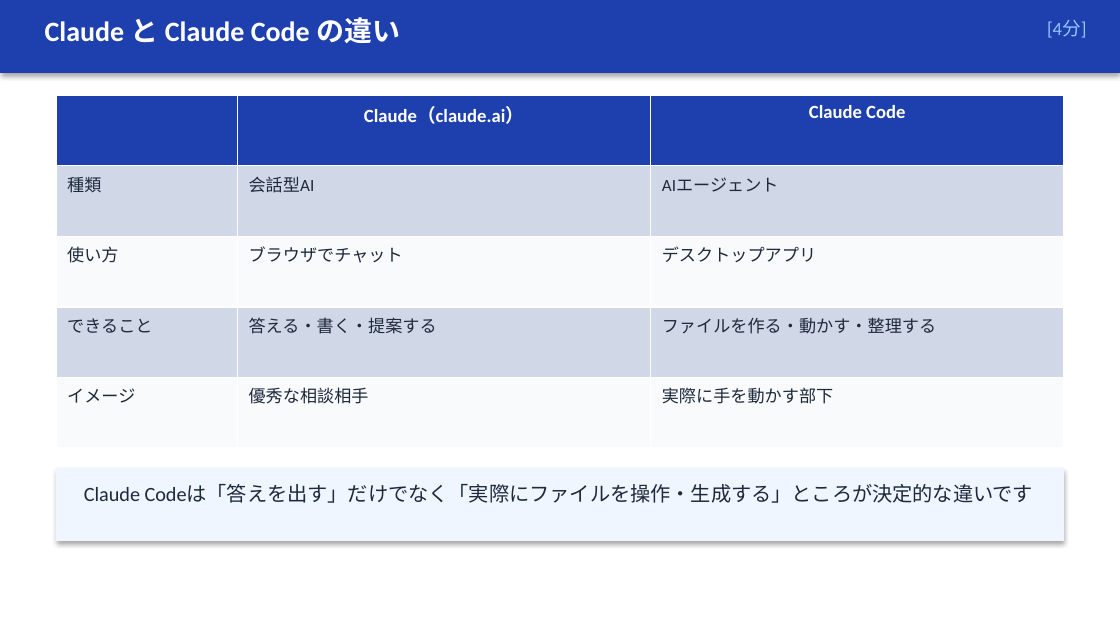
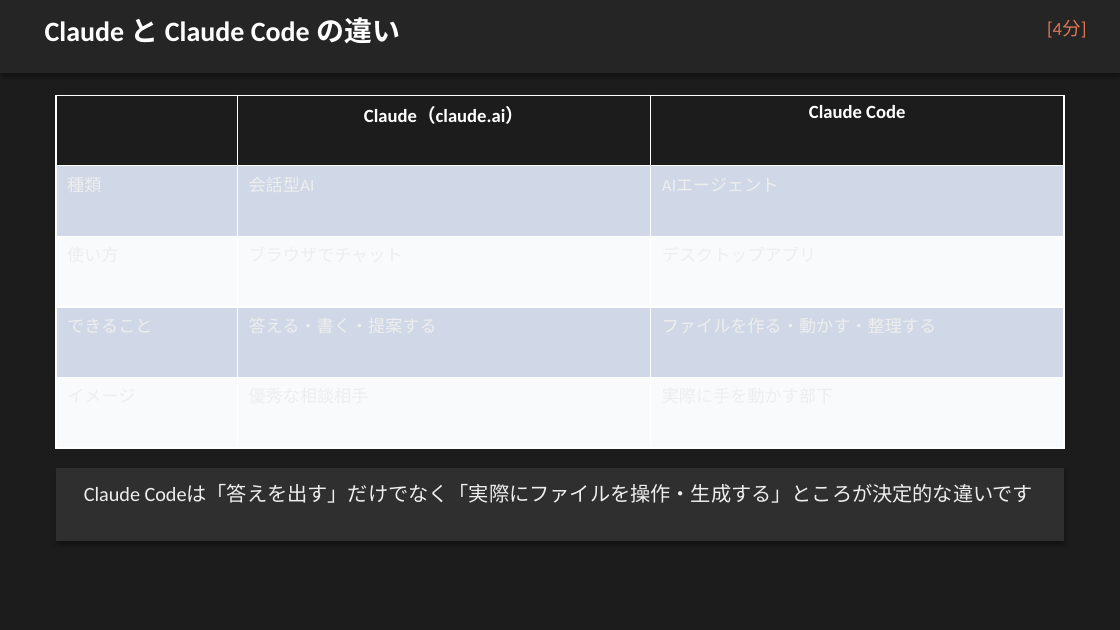
Before and after one commit to zatune-gif/kurashi-no-dodai-log, a slide deck: slide 5 of 00-01_han-ai/training-materials/course05_jissen_claude_code.pptx. Drawn at 1120x630 pixels with LibreOffice and Linux fonts; fonts in the diff are those of the drawing. Boxes give left, top, right and bottom in pixels: in the first picture for what was removed or moved away, otherwise in the second. Text is boxed around its words. In the diff, an @@ line names an element or a change of style, - is before the commit and + after.

```diff
--- a/00-01_han-ai/training-materials/course05_jissen_claude_code.pptx
+++ b/00-01_han-ai/training-materials/course05_jissen_claude_code.pptx
@@ background #FFFFFF to #1C1C1C @@
@@ rectangle at bbox=[0, 0, 1120, 73]: fill #1E40AF to #252525 @@
@@ text "[4分]" at bbox=[1047, 20, 1087, 38]: text colour #93C5FD to #DA7756 @@
@@ table at bbox=[56, 95, 1064, 448] @@
@@ fill #1E40AF to #1C1C1C in row 1 @@
@@ text colour #1E293B to #EEEEEE in "種類", "会話型AI", "AIエージェント", "使い方" and 8 more places @@
@@ rectangle at bbox=[56, 468, 1064, 541]: fill #EFF6FF to #2F2F2F @@
@@ text "Claude Codeは「答えを出す」だけでなく「実際にファイルを操作・生成する」ところが決定的な違いです" at bbox=[84, 484, 1034, 503]: text colour #1E293B to #EEEEEE @@
```
Also in this commit, not shown: 18 other slides changed, 4 other files.
